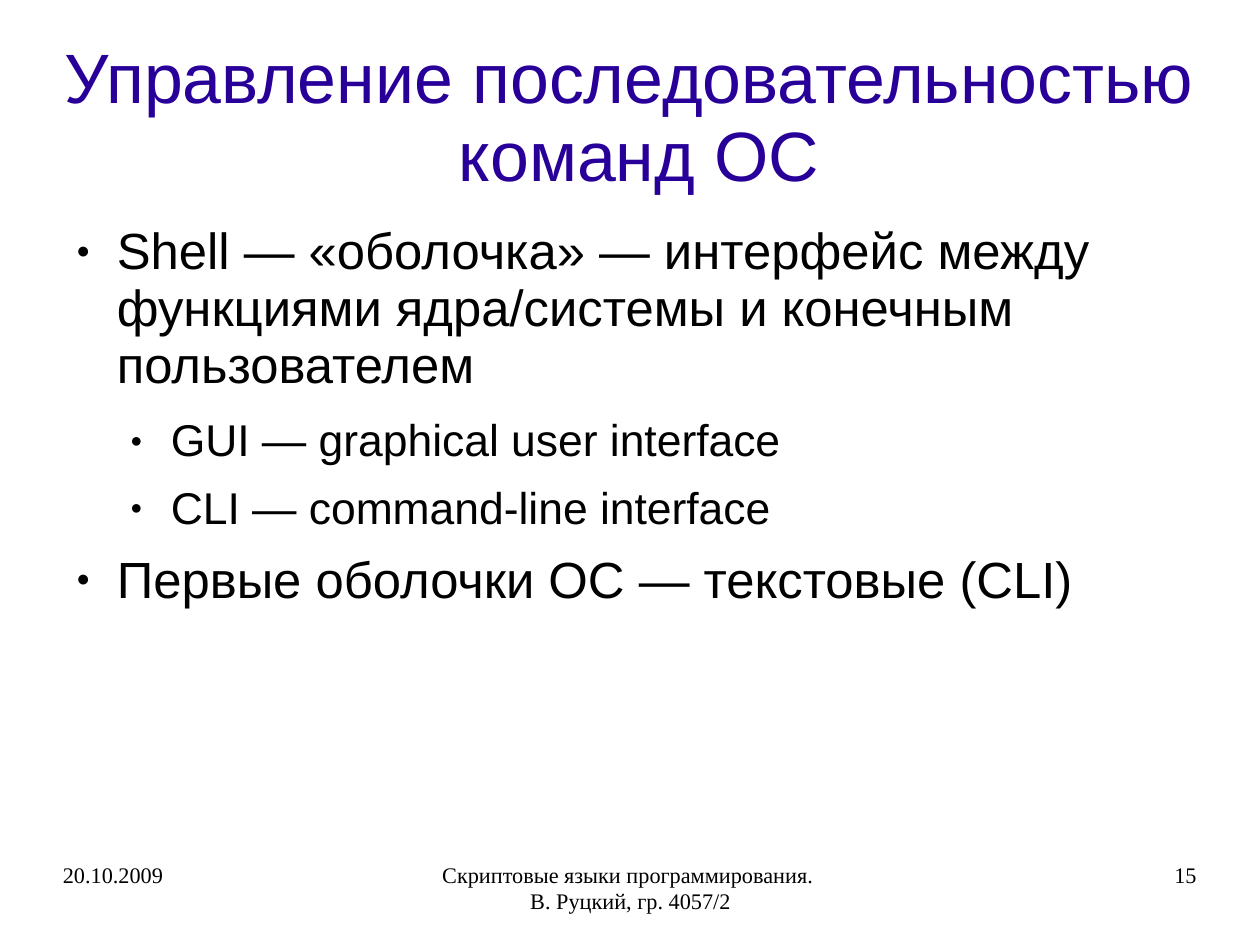
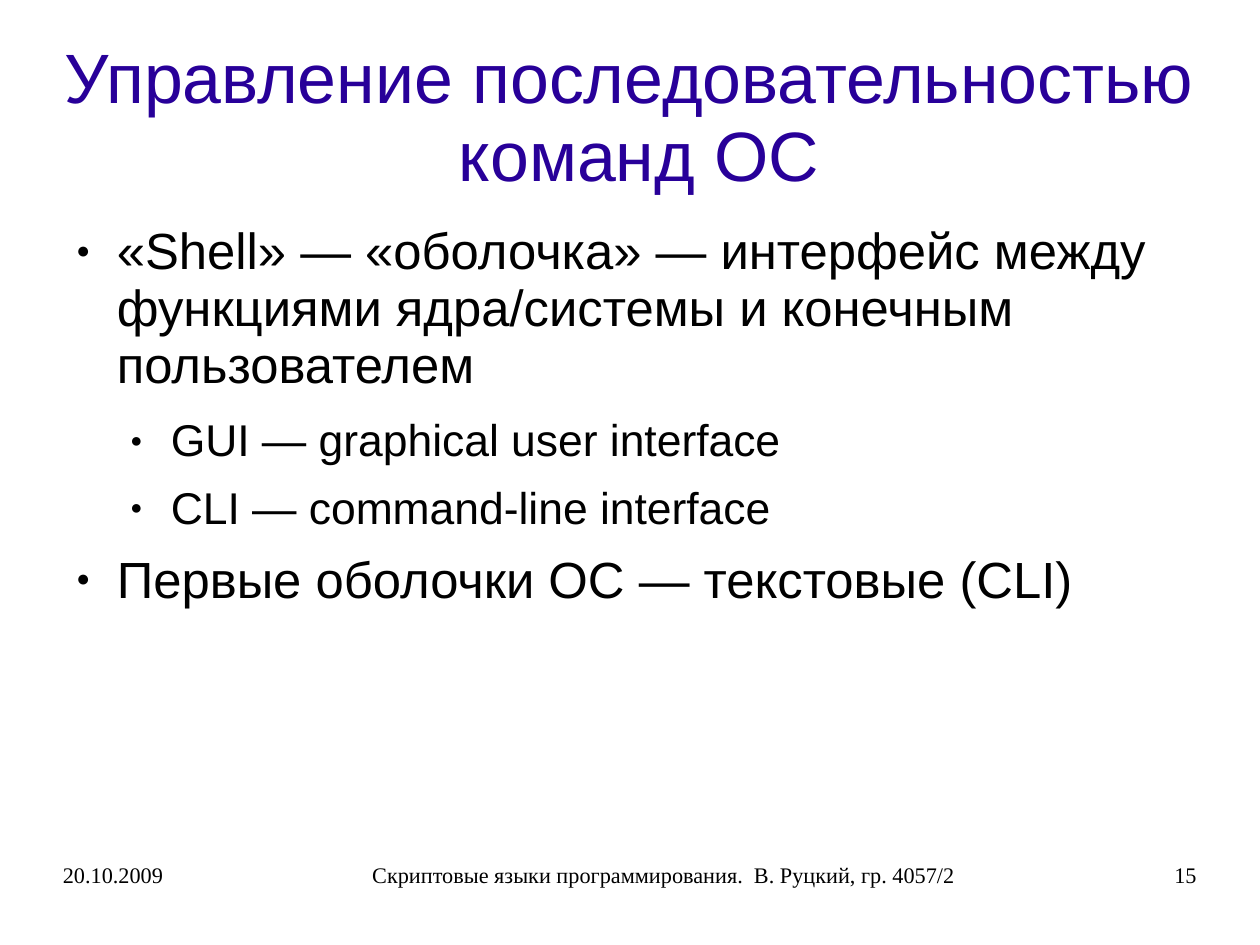
Before and after one commit to rutsky/semester07, a slide deck: slide 15 of Operation_systems/scripting_languages/40572_Rutsky_Scripting_languages.ppt. Drawn at 1260x945 pixels with LibreOffice and Linux fonts; fonts in the diff are those of the drawing. Boxes give left, top, right and bottom in pixels: in the first picture for what was removed or moved away, otherwise in the second. Text is boxed around its words. In the diff, an @@ line names an element or a change of style, - is before the commit and + after.

```diff
--- a/Operation_systems/scripting_languages/40572_Rutsky_Scripting_languages.ppt
+++ b/Operation_systems/scripting_languages/40572_Rutsky_Scripting_languages.ppt
@@ text at <box>117,231,1146,384</box>: text changed @@
-● Shell — «оболочка» — интерфейс между функциями ядра/системы и конечным пользователем
+● «Shell» — «оболочка» — интерфейс между функциями ядра/системы и конечным пользователем
@@ text "Скриптовые языки программирования. В. Руцкий, ..." rewrapped from <box>442,868,812,914</box> to <box>372,867,954,888</box> @@
```
Also in this commit, not shown: 39 other slides changed, 31 slides added, 1 other file.
